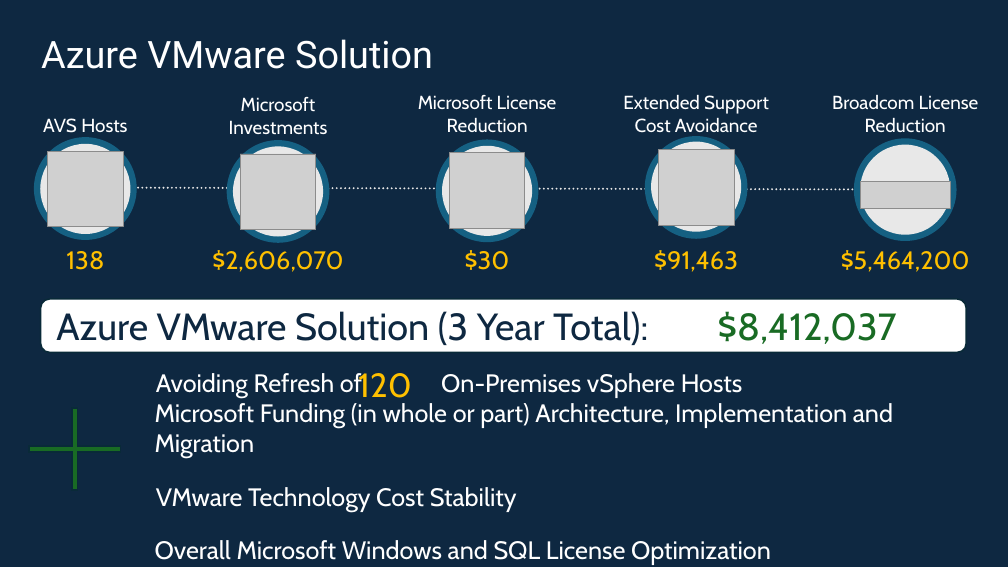
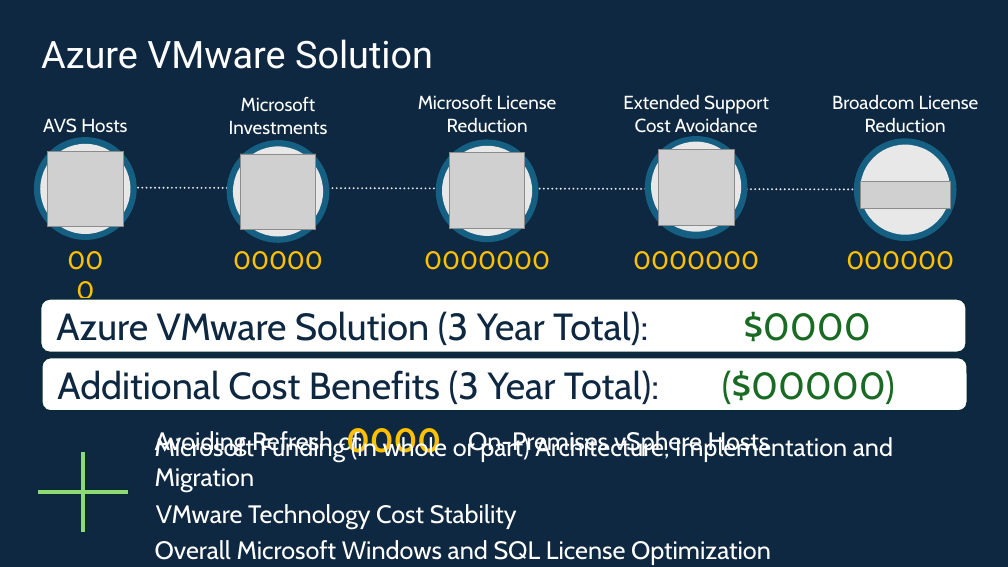
Before and after one commit to Trevor-Davis/Azure-VMware-Solution, a slide deck: slide 3 of AVS-Sizer/AVSDemandGen.pptm. Drawn at 1008x567 pixels with LibreOffice and Linux fonts; fonts in the diff are those of the drawing; grey boxes stand for pictures. Boxes give left, top, right and bottom in pixels: in the first picture for what was removed or moved away, otherwise in the second. Text is boxed around its words. In the diff, an @@ line names an element or a change of style, - is before the commit and + after.

```diff
--- a/AVS-Sizer/AVSDemandGen.pptm
+++ b/AVS-Sizer/AVSDemandGen.pptm
@@ text at bbox=[66, 251, 104, 270]: text changed @@
-138
+000
@@ text at bbox=[233, 251, 323, 270]: text changed @@
-$2,606,070
+00000
@@ text at bbox=[424, 251, 550, 270]: text changed @@
-$30
+0000000
@@ text at bbox=[633, 251, 759, 270]: text changed @@
-$91,463
+0000000
@@ text at bbox=[846, 251, 954, 270]: text changed @@
-$5,464,200
+000000
@@ text at bbox=[744, 311, 871, 342]: text changed @@
-$8,412,037
+$0000
@@ rounded rectangle added at bbox=[42, 358, 967, 411], fill #FFFFFF, outline #092A39 1.5 pt @@
@@ text added at bbox=[57, 370, 659, 404], 36 pt, text #0E2841 @@
+Additional Cost Benefits (3 Year Total):
@@ text added at bbox=[722, 370, 895, 404], 36 pt, text #196B24 @@
+($00000)
@@ plus sign: place and size @@
-plus sign at bbox=[13, 393, 137, 505]
+plus sign at bbox=[21, 436, 145, 548]
@@ plus sign at bbox=[21, 436, 145, 548]: fill #196B24 to #8ED973 @@
@@ text "Microsoft Funding (in whole or ...": place and size @@
-text "Microsoft Funding (in whole or ..." at bbox=[155, 403, 893, 458]
+text "Microsoft Funding (in whole or ..." at bbox=[155, 435, 893, 492]
@@ text "Avoiding Refresh of On-Premises vSphere ..." rewrapped from bbox=[156, 373, 743, 398] to bbox=[155, 429, 608, 456] @@
@@ text at bbox=[346, 428, 441, 460]: text changed; bold on @@
-120
+0000
@@ text "VMware Technology Cost Stability": place and size @@
-text "VMware Technology Cost Stability" at bbox=[156, 487, 517, 512]
+text "VMware Technology Cost Stability" at bbox=[156, 504, 517, 529]
```
Also in this commit, not shown: 6 other slides changed, 11 other files.
